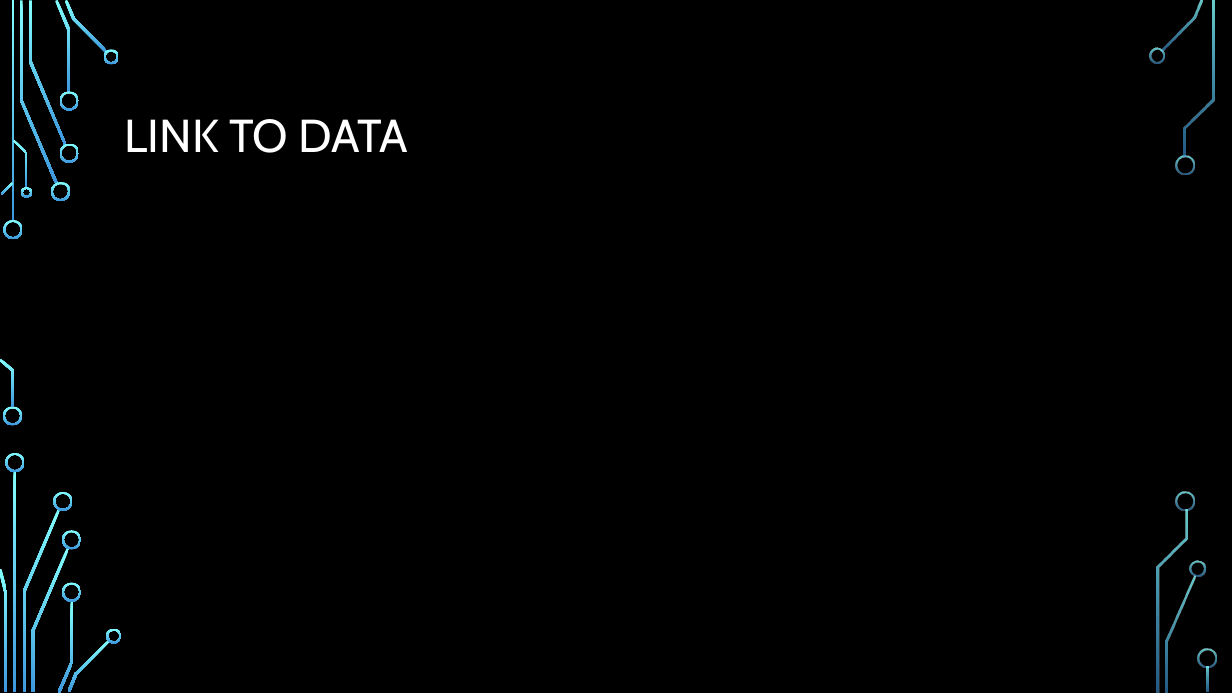
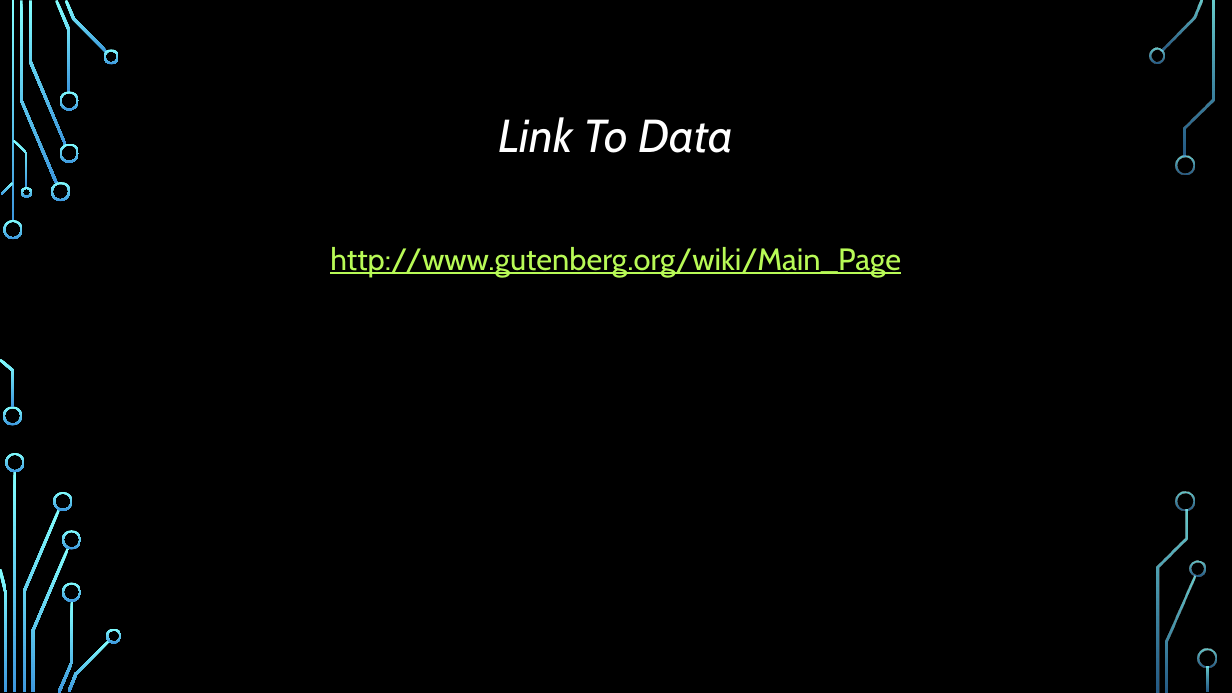
Before and after one commit to ayan1995/Thinkful, a slide deck: slide 19 of Bootcamp/Unit 4 Unsupervised Learning/Unsupervised Learning Capstone/Unsupervised Learning Capstone Presentation.pptx (slide 18 before the commit). Drawn at 1232x693 pixels with LibreOffice and Linux fonts; fonts in the diff are those of the drawing; background and template pictures are left out. Boxes give left, top, right and bottom in pixels: in the first picture for what was removed or moved away, otherwise in the second. Text is boxed around its words. In the diff, an @@ line names an element or a change of style, - is before the commit and + after.

```diff
--- a/Bootcamp/Unit 4 Unsupervised Learning/Unsupervised Learning Capstone/Unsupervised Learning Capstone Presentation.pptx
+++ b/Bootcamp/Unit 4 Unsupervised Learning/Unsupervised Learning Capstone/Unsupervised Learning Capstone Presentation.pptx
@@ title at (x1=498, y1=117, x2=734, y2=153): text changed; italic on @@
-LINK TO DATA
+Link To Data
@@ text added at (x1=330, y1=247, x2=901, y2=276), 24 pt, text #B8FA56, underline @@
+http://www.gutenberg.org/wiki/Main_Page
```
Also in this commit, not shown: 12 other slides changed, 5 slides added, 4 slides removed, 2 other files.
